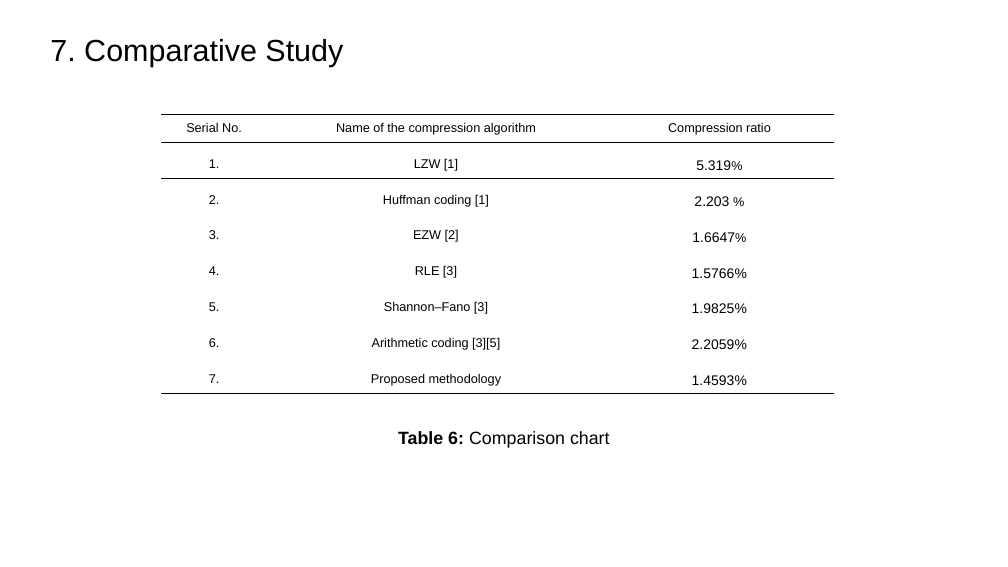
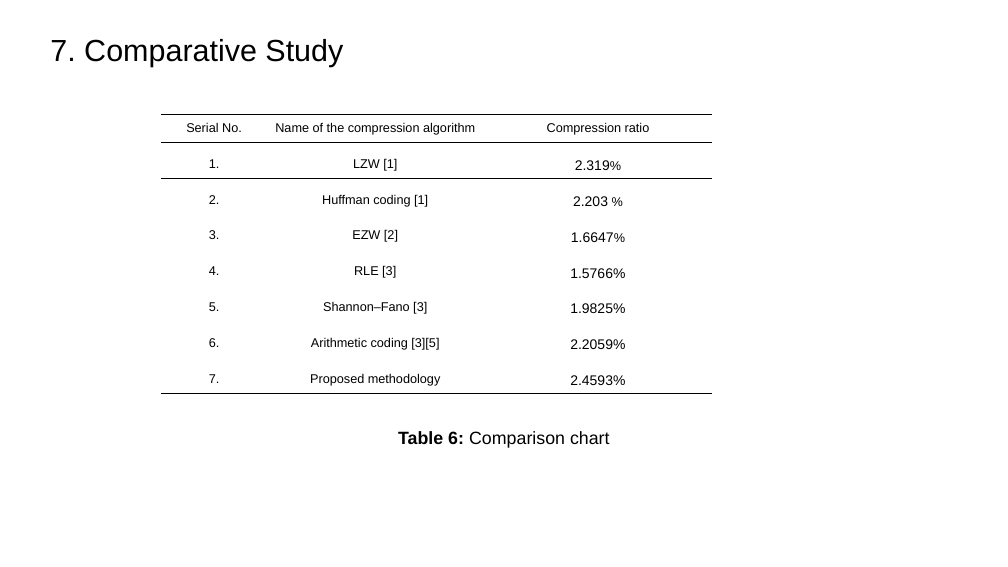
Before and after one commit to tirtharajsinha/Autoencoder_for_image_compression, a slide deck: slide 16 of 03_05_22_0240.pptx. Drawn at 1008x567 pixels with LibreOffice and Linux fonts; fonts in the diff are those of the drawing. Boxes give left, top, right and bottom in pixels: in the first picture for what was removed or moved away, otherwise in the second. Text is boxed around its words. In the diff, an @@ line names an element or a change of style, - is before the commit and + after.

```diff
--- a/03_05_22_0240.pptx
+++ b/03_05_22_0240.pptx
@@ table at bbox=[161, 114, 712, 393] @@
-row 2, column 3: 5.319%
+row 2, column 3: 2.319%
-row 8, column 3: 1.4593%
+row 8, column 3: 2.4593%
@@ table: place and size @@
-table at bbox=[161, 114, 833, 393]
+table at bbox=[161, 114, 712, 393]
```
Also in this commit, not shown: 2 other slides changed, 3 other files.
